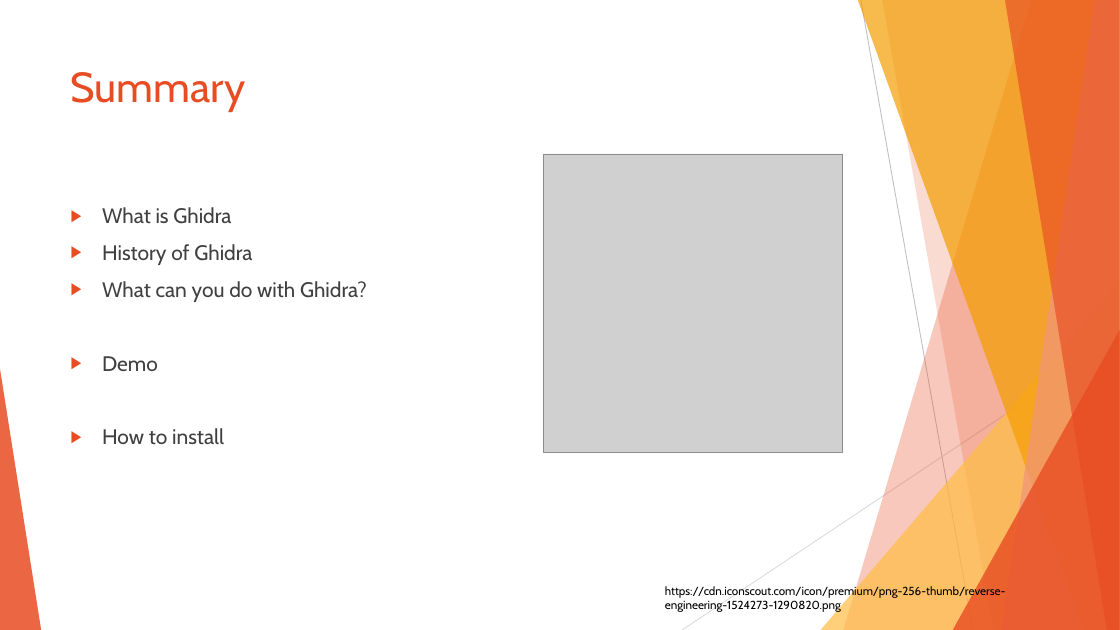
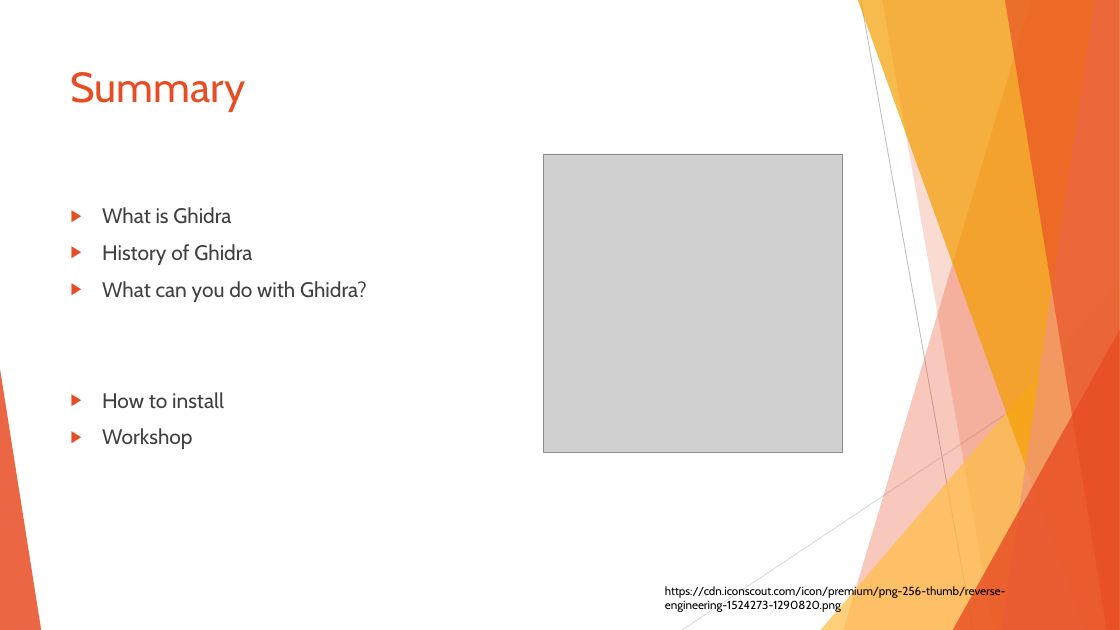
Before and after one commit to sebivenlo/ESDE-2022-Ghidra, a slide deck: slide 2 of Ghidra_Prep.pptx. Drawn at 1120x630 pixels with LibreOffice and Linux fonts; fonts in the diff are those of the drawing; grey boxes stand for pictures. Boxes give left, top, right and bottom in pixels: in the first picture for what was removed or moved away, otherwise in the second. Text is boxed around its words. In the diff, an @@ line names an element or a change of style, - is before the commit and + after.

```diff
--- a/Ghidra_Prep.pptx
+++ b/Ghidra_Prep.pptx
@@ text at (102,356,158,371): paragraph removed @@
-▶ Demo
@@ text at (102,428,193,449): paragraph added @@
+▶ Workshop
```
Also in this commit, not shown: 1 other slide changed, 1 slide removed.
